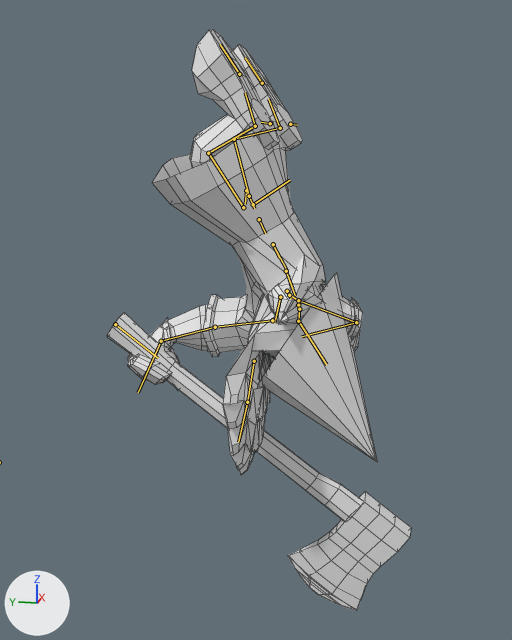
What one commit did to the FBX model Assets/Prefabs/Default Gnome.fbx.
One viewpoint serves both versions: a 50 mm lens placed at (-12.17, -7.72, 8.53), pointed at (-0.33, -5.35, 5.56). The axes (+X, +Y, +Z) are drawn at lower left. The lights are the same throughout. Both versions are drawn at frame 21 of the action 'rig|003_Chop'; the numbers are the values there. The bones that bend it are drawn over the model as lines. Mesh edges are drawn as thin lines.

The first picture shows 'Roundcube.004', 'axe.001'.
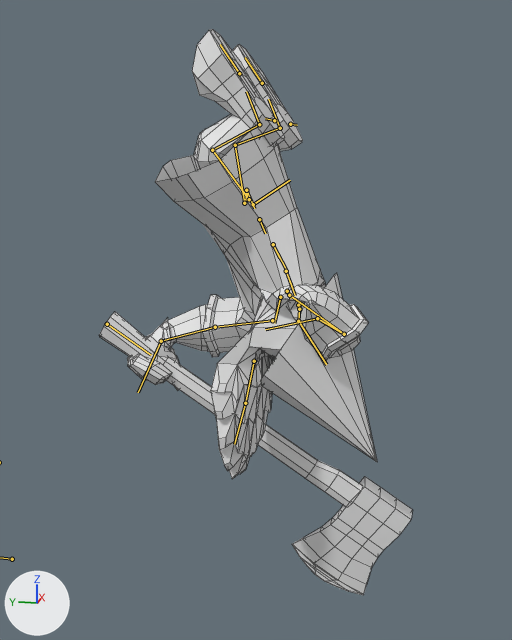
Pixel boxes (x1, y1, x2, y2) of what changed, in the pictures (512 x 640 px):
'Roundcube.004', posed
    before: (127, 29, 377, 475)
    after: (127, 29, 377, 479)
'axe.001', posed
    before: (107, 312, 411, 611)
    after: (99, 312, 413, 595)
bone 'MCH-spine', root to tip
    before: (259, 219) to (259, 219)
    after: (259, 219) to (260, 219)
bone 'ORG-thigh.L', root to tip
    before: (249, 196) to (234, 139)
    after: (244, 203) to (235, 145)
bone 'ORG-shin.L', root to tip
    before: (234, 139) to (280, 128)
    after: (235, 145) to (280, 128)
bone 'ORG-thigh.R', root to tip
    before: (243, 207) to (208, 153)
    after: (249, 199) to (212, 150)
bone 'ORG-shin.R', root to tip
    before: (208, 153) to (255, 126)
    after: (212, 150) to (259, 124)
bone 'ORG-foot.R', root to tip
    before: (255, 126) to (245, 92)
    after: (259, 124) to (246, 91)
bone 'ORG-toe.R', root to tip
    before: (239, 74) to (220, 44)
    after: (239, 73) to (220, 44)
bone 'ORG-beard', root to tip
    before: (254, 361) to (247, 402)
    after: (254, 361) to (245, 403)
bone 'ORG-upper_arm.R', root to tip
    before: (289, 295) to (298, 300)
    after: (289, 295) to (344, 334)
bone 'ORG-forearm.R', root to tip
    before: (298, 300) to (356, 322)
    after: (344, 334) to (317, 318)
bone 'ORG-hand.R', root to tip
    before: (356, 322) to (302, 336)
    after: (317, 318) to (265, 329)
bone 'Axe', root to tip
    before: (115, 324) to (158, 358)
    after: (107, 324) to (151, 355)

The change in detail:
Bone 'MCH-spine.001' (bone_mch_spine_001) turns from (0, 2, 6) to (0, 0, 0) degrees about its own x, y and z.
Bone 'MCH-spine' (bone_mch_spine) turns from (0, 2, 6) to (0, 0, 0) degrees about its own x, y and z.
Bone 'ORG-thigh.L' (bone_org_thigh_l) turns from (23, 5, -7) to (30, -5, 8) degrees about its own x, y and z.
Bone 'ORG-shin.L' (bone_org_shin_l) turns from (80, 0, 0) to (66, 0, 0) degrees about its own x, y and z.
Bone 'ORG-foot.L' (bone_org_foot_l) turns from (-15, -4, -4) to (-8, -11, -14) degrees about its own x, y and z.
Bone 'ORG-thigh.R' (bone_org_thigh_r) turns from (8, -2, 4) to (-2, -9, 20) degrees about its own x, y and z.
Bone 'ORG-shin.R' (bone_org_shin_r) turns from (80, 0, 0) to (87, 0, 0) degrees about its own x, y and z.
Bone 'ORG-foot.R' (bone_org_foot_r) turns from (8, -16, -10) to (3, -25, -20) degrees about its own x, y and z.
Bone 'ORG-toe.R' (bone_org_toe_r) turns from (5, 0, 0) to (0, 0, 0) degrees about its own x, y and z.
Bone 'ORG-beard' (bone_org_beard) turns from (-18, 10, 108) to (-13, 27, 102) degrees about its own x, y and z.
Bone 'ORG-upper_arm.R' (bone_org_upper_arm_r) turns from (174, -3, -19) to (-54, 16, 166) degrees about its own x, y and z.
Bone 'ORG-forearm.R' (bone_org_forearm_r) turns from (58, 0, 0) to (71, 0, 0) degrees about its own x, y and z.
Bone 'ORG-hand.R' (bone_org_hand_r) turns from (-124, -52, -20) to (-22, -163, 41) degrees about its own x, y and z.
Bone 'Axe' (bone_axe) moves from (-2.78, 3.95, 1.37) to (-2.76, 3.95, 1.19).
Bone 'Axe' (bone_axe) turns from (105, -33, 62) to (104, -31, 64) degrees about its own x, y and z.
